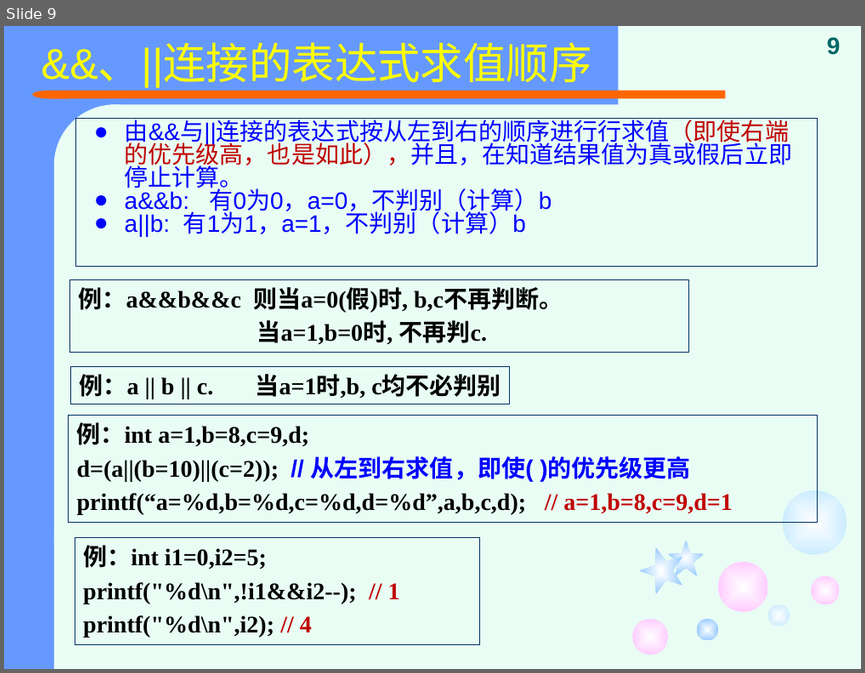
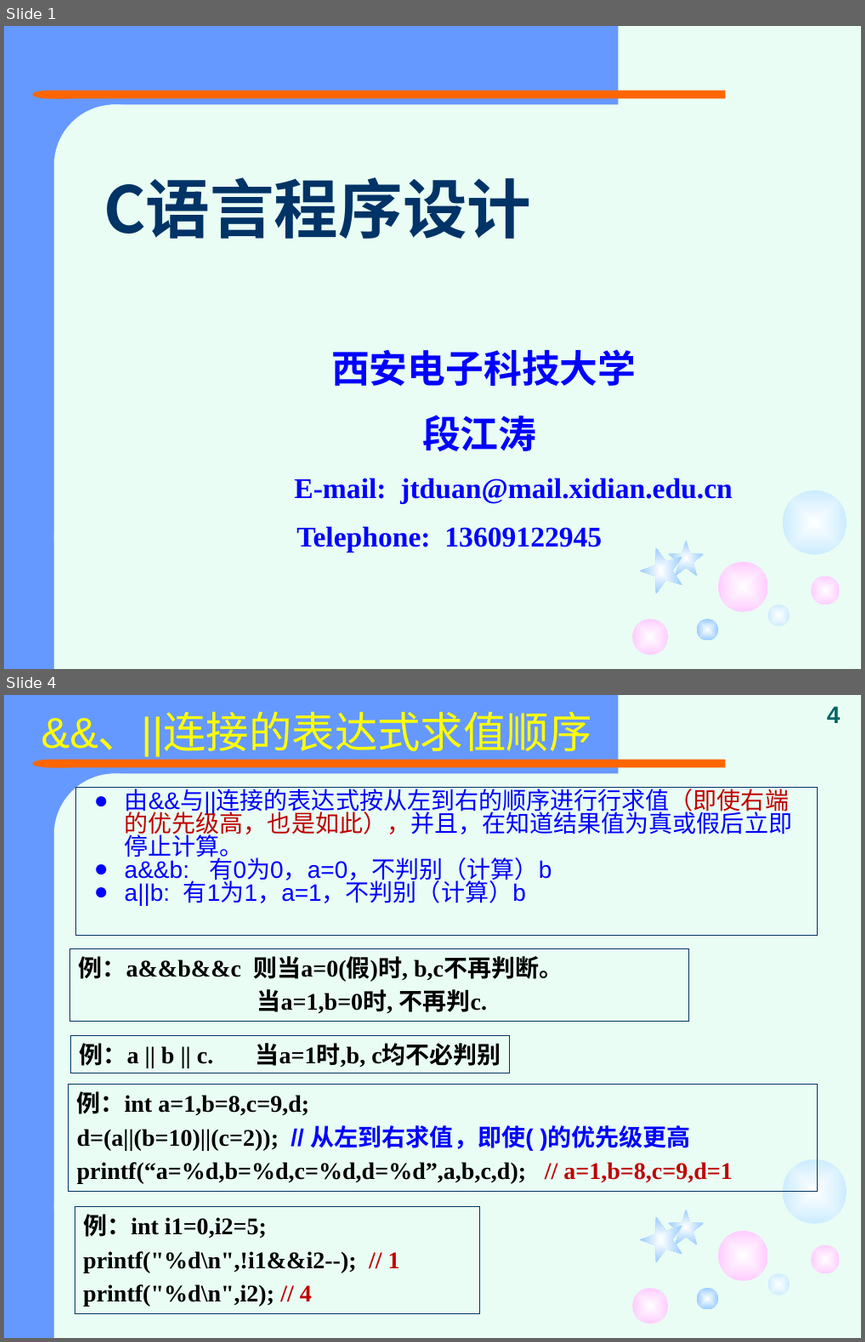
Before and after one commit to jtrfid/C-Repositories, a slide deck: 2015备课/课件/复习.pptx. Shown one above the other, each under a label of ours: slide 9 before the commit, slides 1 and 4 after it; the slides between them are not shown. The pictures are 865x673 and 865x1342 pixels, drawn with LibreOffice and Linux fonts; fonts in the diff are those of the drawing. Boxes give left, top, right and bottom in pixels: in the first picture for what was removed or moved away, otherwise in the second. Text is boxed around its words. In the diff, an @@ line names an element or a change of style, - is before the commit and + after.

```diff
--- a/2015备课/课件/复习.pptx
+++ b/2015备课/课件/复习.pptx
@@ slide 1 added at [4, 26, 861, 669], background #E9FDF4; not listed: 14 template elements that a slide beside it also shows @@
@@ title added at [103, 177, 531, 238], 54 pt, text #003366, bold @@
+C语言程序设计
@@ subtitle added at [294, 349, 732, 552], 24 pt, text #0000FF, bold @@
+西安电子科技大学
+段江涛
+E-mail: jtduan@mail.xidian.edu.cn
+Telephone: 13609122945
@@ what was slide 9 is now slide 4 @@
@@ page number at [827, 706, 840, 723]: text changed @@
-9
+4
```
Also in this commit, not shown: 5 slides changed, 3 other slides added, 49 slides removed.
